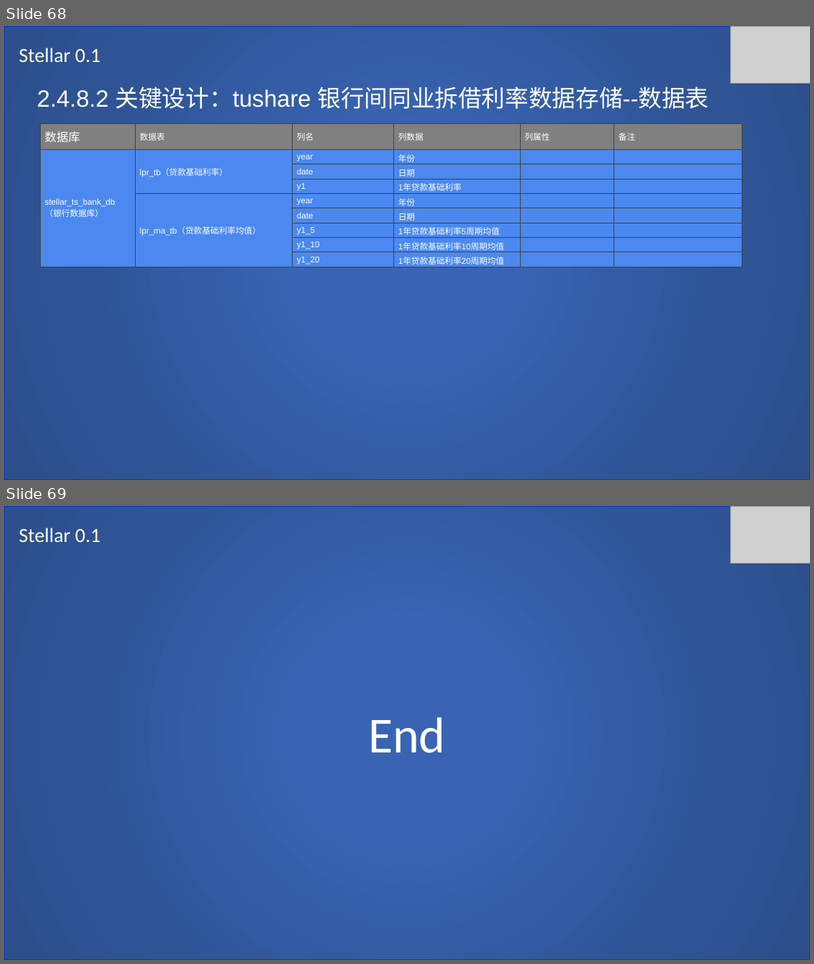
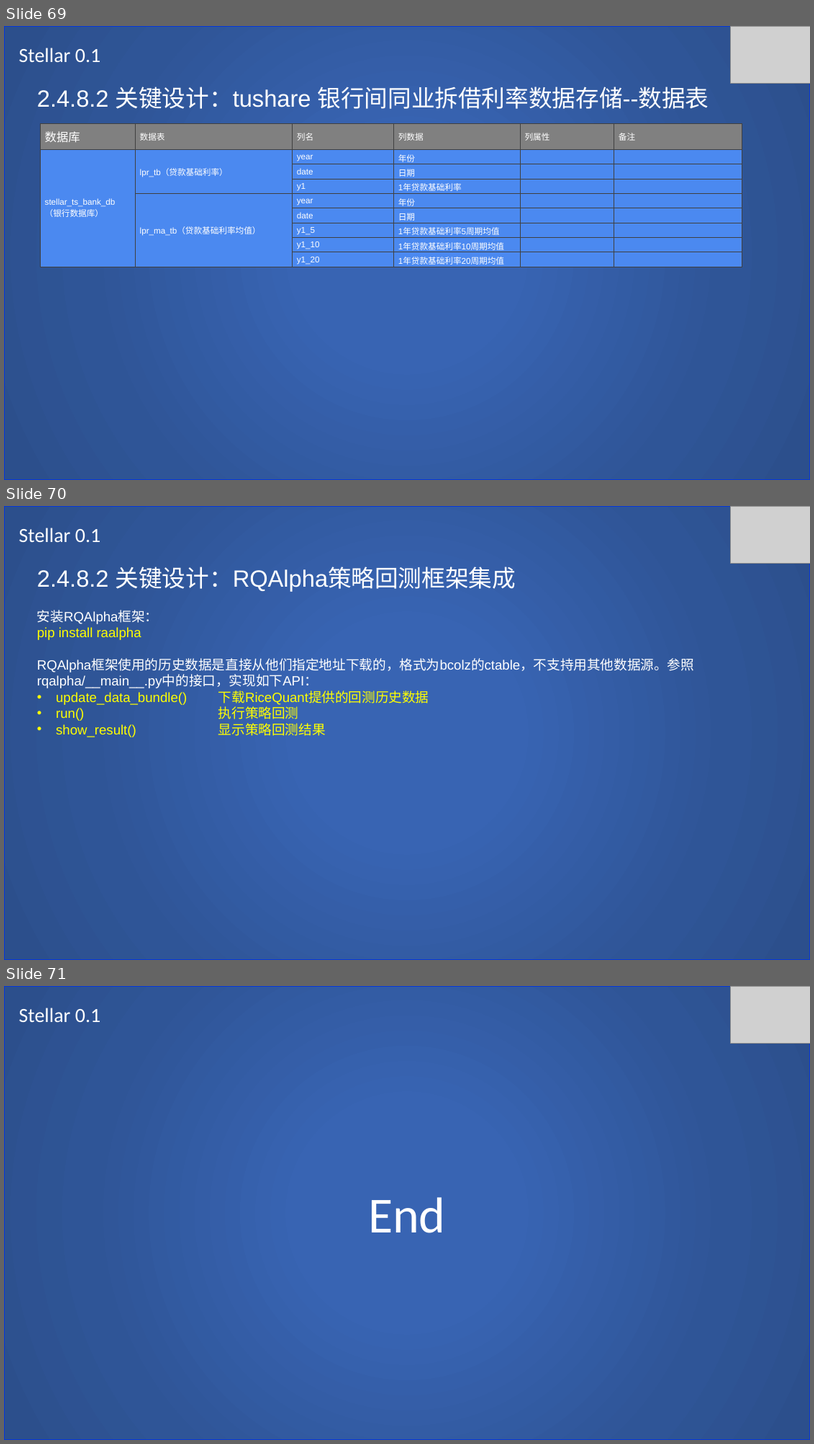
Before and after one commit to SCITLAS/Stellar, a slide deck: Stellar_0.1/documents/design.pptx. Shown one above the other, each under a label of ours: slides 68 and 69 before the commit, slides 69, 70 and 71 after it. The pictures are 814x964 and 814x1444 pixels, drawn with LibreOffice and Linux fonts; fonts in the diff are those of the drawing; grey boxes stand for pictures. Boxes give left, top, right and bottom in pixels: in the first picture for what was removed or moved away, otherwise in the second. Text is boxed around its words. In the diff, an @@ line names an element or a change of style, - is before the commit and + after.

```diff
--- a/Stellar_0.1/documents/design.pptx
+++ b/Stellar_0.1/documents/design.pptx
@@ slide 70 added at (x1=4, y1=506, x2=810, y2=960), background #FFFFFF @@
@@ rectangle added at (x1=4, y1=506, x2=810, y2=960), fill gradient #3864B3 to #2F5597 to #2C4F8C, outline #0838D5 1 pt @@
@@ picture added at (x1=730, y1=506, x2=810, y2=563) @@
@@ text added at (x1=19, y1=528, x2=100, y2=542), 24 pt, text #FFFFFF @@
+Stellar 0.1
@@ text added at (x1=37, y1=566, x2=695, y2=737), 16 pt, text #FFFFFF @@
+2.4.8.2 关键设计：RQAlpha策略回测框架集成
+安装RQAlpha框架：
+pip install raalpha
+RQAlpha框架使用的历史数据是直接从他们指定地址下载的，格式为bcolz的ctable，不支持用其他数据源。参照rqalpha/__main__.py中的接口，实现如下API：
+• update_data_bundle() 下载RiceQuant提供的回测历史数据
+• run() 执行策略回测
+• show_result() 显示策略回测结果
@@ what was slide 68 is now slide 69 @@
@@ what was slide 69 is now slide 71 @@
```
Also in this commit, not shown: 2 slides changed, 1 other slide added, 4 other files.
